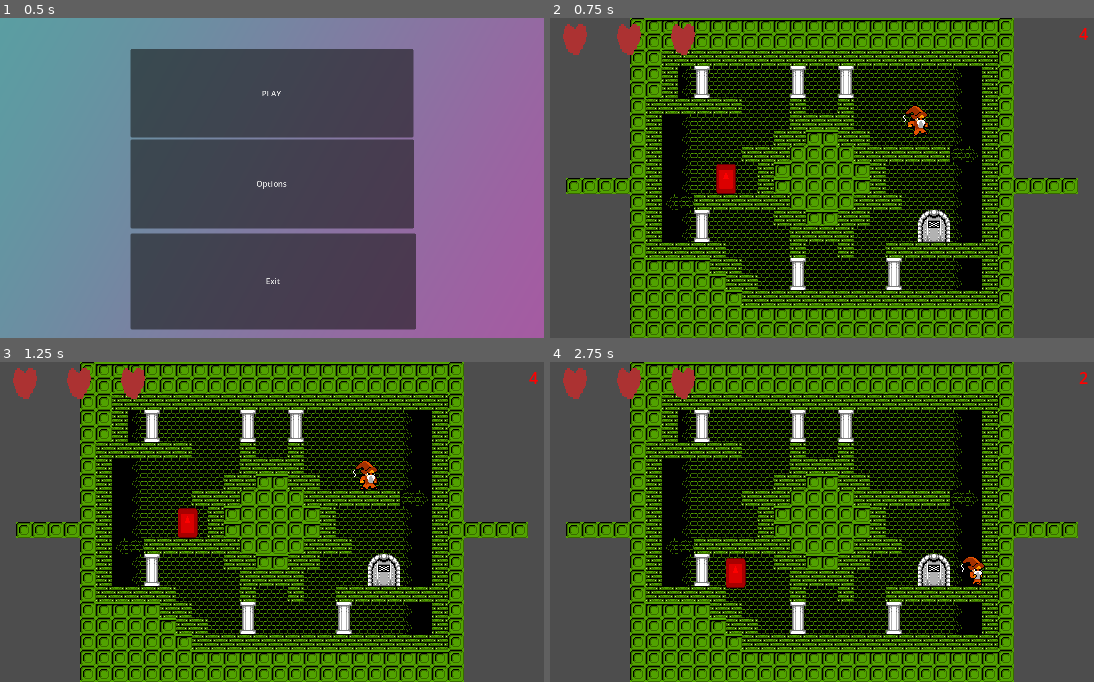
Above: before the commit, frames 1-4 (two rows, left to right).
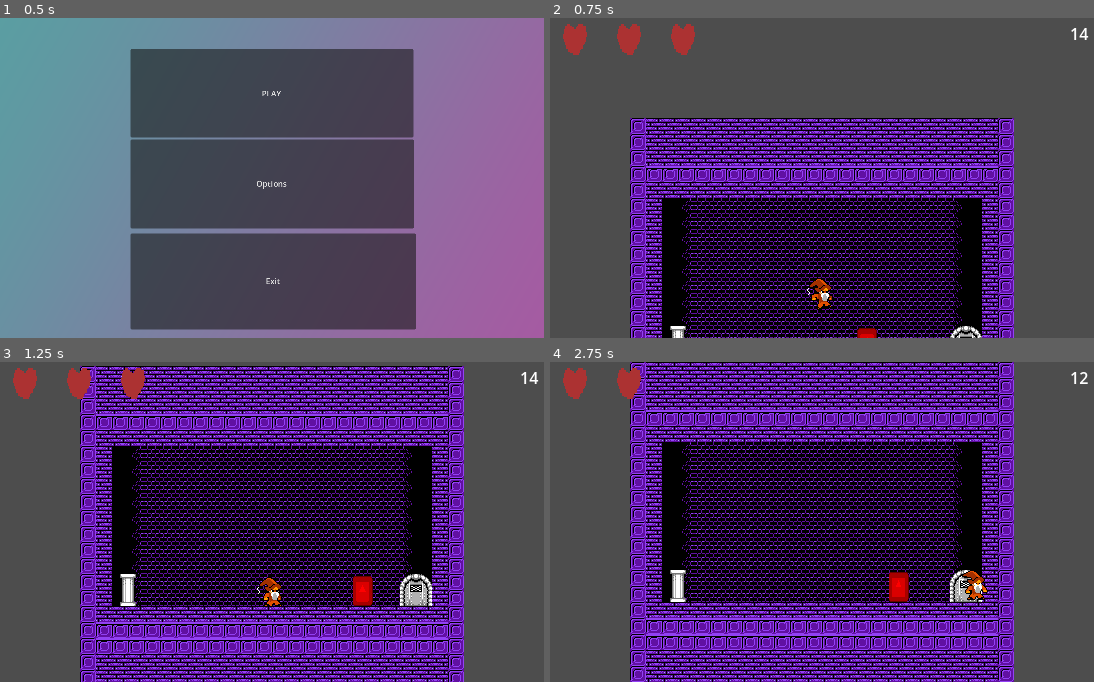
Above: after the commit, the same moments.

Repository: SwizzCheese/UTGameJam2026
Game: Godot game, scene res://Scenes/root.tscn
The game is run twice, just before and just after one commit, with the same random seed, the same clock (stepped at 60 frames per second) and the same inputs. The engine's default icon, where the game draws it, is replaced by a stand-in: a white triangle on a blue panel in a dark square.
Inputs:
- Up to frame 1 (0.5 s): no input
- Up to frame 2 (0.75 s): click "PLAY" at 0.5 s
- Up to frame 3 (1.25 s): no input
- Up to frame 4 (2.75 s): tap Enter at 1.25 s; hold O (add_heart) 1.28-2.03 s; hold Right (right) from 1.28 s (still down); tap Up (up) at 1.52, 2.27 s; tap C (change_spell) at 2.1 s

Frame 1 is identical in both runs. In frame 2, 58% of the frame differs, in the area x 2-99%, y 0-100%; in frame 3, 53%; in frame 4, 52%.

Commit message:
Loading a new level now scrolls down rather than teleporting

Diff:
--- a/Scripts/bomb.gd
+++ b/Scripts/bomb.gd
@@ -17,7 +17,6 @@
 func _ready() -> void:
 
 	explode_timer.timeout.connect(explode)
-	#thrown.emit
 	var velocity : Vector2
 	velocity.x = initial_velocity.x * direction.x
 	velocity.y = initial_velocity.y * direction.y
--- a/Scripts/root.gd
+++ b/Scripts/root.gd
@@ -22,7 +22,7 @@
 
 var current_spell = 0 #0 for fire, 1 for water, 2 for earth, 3 for air
 var max_spell = 3
-
+var center_point = Vector2.ZERO
 
 # Game World root nodes
 @onready var level_root: Node2D = $World/LevelRoot
@@ -34,14 +34,14 @@
 @onready var pause_root: Control = $PauseLayer/PauseRoot
 @onready var transition_root: Control = $TransitionLayer/TransitionRoot
 
-
+@onready var camera : Camera2D = $World/Camera2D
 
 
 func _ready() -> void:
 	_init_player()
 	#Global.player.change_spell(1)
 	Global.root = self
-	load_level(5)
+	load_level(1)
 
 	Global.player_died.connect(open_death_screen)
 
@@ -97,9 +97,10 @@
 		push_error("Loaded level is not of BaseLevel type or does not exist")
 		return
 	# TODO (main menu): should have a fall back scene
+	center_point.y += 320
 
 	level_root.add_child(_current_level)
-
+	_current_level.global_position.y = center_point.y
 	#allow level to fully process before accessing it
 	await get_tree().process_frame
 	_place_player_at_level_spawn()
@@ -152,6 +153,9 @@
 	# Eventually separate this into the camera system as camera_system.set_target(player)
 	#level_camera.target = player
 
+func _physics_process(delta: float) -> void:
+	camera.global_position.y = lerp(camera.global_position.y, center_point.y, 0.1)
+
 #endregion
 
 func show_level_clear_screen():
--- a/Scripts/test_level.gd
+++ b/Scripts/test_level.gd
@@ -19,7 +19,7 @@
 
 ## Provides the player spawn point:
 func get_default_player_spawn() -> Vector2:
-	return marker_2d.position
+	return marker_2d.global_position
 
 ## Provides the camera used in the level:
 #func get_player_camera() -> Camera2D:
